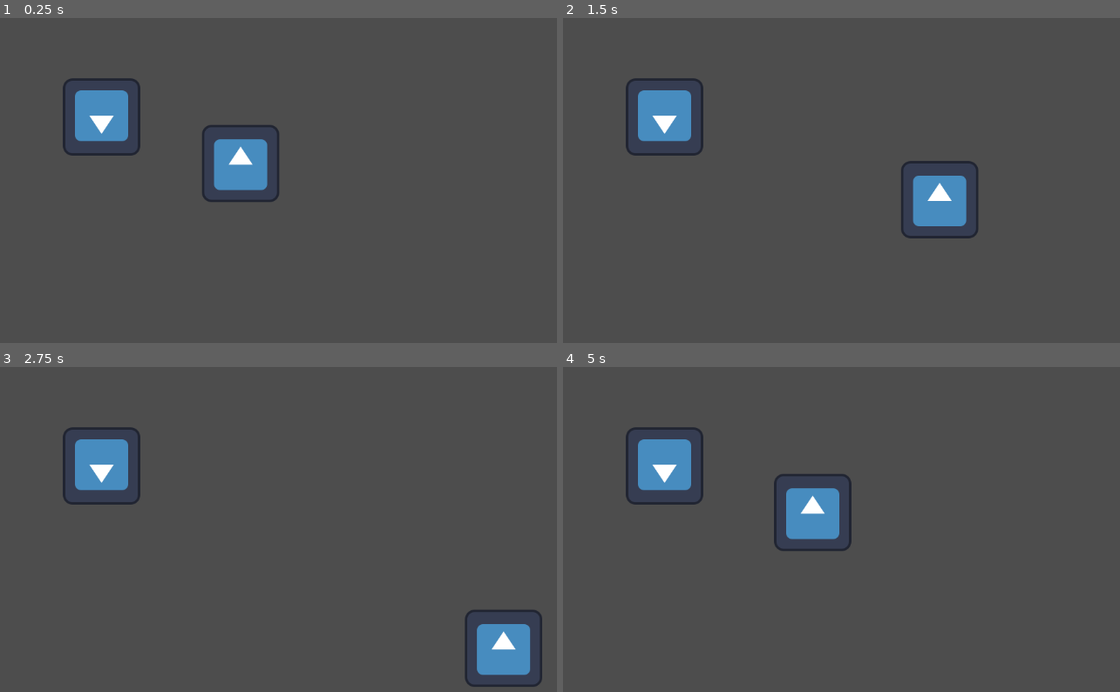
Above: before the commit, frames 1-4 (two rows, left to right).
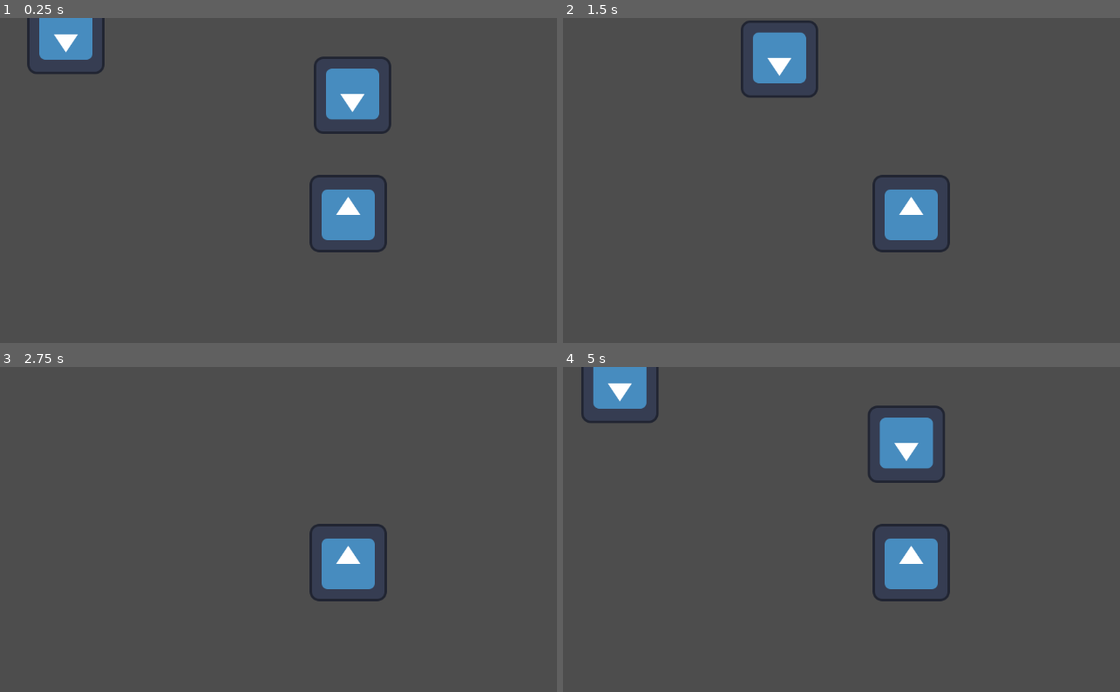
Above: after the commit, the same moments.

Repository: Sylvaindelaforet/logi-game
Game: Godot game, scene res://scenes/main.tscn
The game is run twice, just before and just after one commit, with the same random seed, the same clock (stepped at 60 frames per second) and the same inputs. The engine's default icon, where the game draws it, is replaced by a stand-in: a white triangle on a blue panel in a dark square.
Inputs (mouse positions are in pixels of both pictures, inside the frame that each line leads up to):
- Up to frame 1 (0.25 s): no input
- Up to frame 2 (1.5 s): tap Enter at 0.5 s; move the mouse to (663, 118) at 0.52 s; hold D (droite) 0.53-1.28 s; hold Right mouse button (clic_droit) 0.53-1.28 s; click (663, 118) at 0.67 s; move the mouse to (774, 232) at 1.27 s; hold S (bas) from 1.28 s (still down); right-click (774, 232) at 1.35 s; click (774, 232) at 1.42 s
- Up to frame 3 (2.75 s): move the mouse to (417, 477) at 2.02 s; release S (bas) at 2.03 s; hold D (droite) from 2.03 s (still down); hold Right mouse button (clic_droit) from 2.03 s (still down); click (417, 477) at 2.17 s
- Up to frame 4 (5 s): move the mouse to (874, 640) at 2.77 s; release D (droite) at 2.78 s; release Right mouse button (clic_droit) at 2.78 s; hold W (haut) 2.78-3.53 s; right-click (874, 640) at 2.85 s; click (874, 640) at 2.92 s; move the mouse to (outside the picture) at 3.52 s; hold Right mouse button (clic_droit) 3.53-4.28 s; hold A (gauche) from 3.53 s (still down); click (outside the picture) at 3.67 s; move the mouse to (702, 503) at 4.27 s; right-click (702, 503) at 4.35 s; click (702, 503) at 4.42 s

The runs differ from the first frame. In frame 1, 9.1% of the frame differs, in the area x 4-71%, y 0-73%; in frame 2, 6.5%; in frame 3, 5.7%; in frame 4, 9.2%, in the area x 3-70%, y 0-73%.

Commit message:
clic droit ok

Diff:
--- a/objets/chose.gd
+++ b/objets/chose.gd
@@ -1,16 +1,23 @@
 extends Resource
 class_name Chose
 
+# DOIT être unique, il ne doit pas y avoir 2 choses différentes avec le même nom
 @export var nom: String = ""
 
 @export var denombrable: bool = false
+var nombre: int
 
 # masse volumique en g.mL-1 càd kg/L
 @export var masse_volumique:float = -1
 
 #il me faut une image peut être ? peut être pas en vrai lol
 
-#@export var masse: float
-#@export var volume: float
+# @export var liste_caracteristiques:Array[Caracteristique]
+# on utilisera pour : liquide, bonne qualité ...
+# dictionnaire "caractéristique" -> valeur ???
+#
 
-# @export var liste_caracteristiques:Array[Caracteristique]
+
+func equal_thing(autre_chose:Chose):
+	# TODO plus tard : ajouer caractéristiques
+	return nom == autre_chose.nom
--- /dev/null
+++ b/objets/choses/eau.tres
@@ -0,0 +1,9 @@
+[gd_resource type="Resource" script_class="Chose" load_steps=2 format=3 uid="uid://b8itnbmcykxor"]
+
+[ext_resource type="Script" path="res://objets/chose.gd" id="1_sshap"]
+
+[resource]
+script = ExtResource("1_sshap")
+nom = "eau"
+denombrable = false
+masse_volumique = 1.0
--- a/objets/choses/graines_ble.tres
+++ b/objets/choses/graines_ble.tres
@@ -4,6 +4,6 @@
 
 [resource]
 script = ExtResource("1_margf")
-nom = ""
+nom = "graine de ble"
 denombrable = false
 masse_volumique = -1.0
--- a/objets/ressource.gd
+++ /dev/null
@@ -1,13 +0,0 @@
-extends Resource
-class_name Ressource
-
-
-@export var chose:Chose
-
-@export var masse:float
-
-# if dénombrable
-@export var quantite:int
-
-
-# listes pour transformations : condition -> produit
--- a/scenes/coffre.tscn
+++ b/scenes/coffre.tscn
@@ -1,7 +1,8 @@
-[gd_scene load_steps=4 format=3 uid="uid://dgevsb2hcuk3b"]
+[gd_scene load_steps=5 format=3 uid="uid://dgevsb2hcuk3b"]
 
 [ext_resource type="Script" path="res://script/coffre.gd" id="1_8vkiw"]
 [ext_resource type="Texture2D" uid="uid://cs8uj63q7vj4x" path="res://icon.svg" id="1_mwkms"]
+[ext_resource type="PackedScene" uid="uid://dp82dlr2rua5n" path="res://scenes/inventaire.tscn" id="3_q11gq"]
 
 [sub_resource type="RectangleShape2D" id="RectangleShape2D_612li"]
 size = Vector2(129, 129)
@@ -17,3 +18,5 @@
 [node name="Sprite2D" type="Sprite2D" parent="."]
 rotation = 3.14159
 texture = ExtResource("1_mwkms")
+
+[node name="Inventaire" parent="." instance=ExtResource("3_q11gq")]
--- /dev/null
+++ b/scenes/inventaire.tscn
@@ -0,0 +1,6 @@
+[gd_scene load_steps=2 format=3 uid="uid://dp82dlr2rua5n"]
+
+[ext_resource type="Script" path="res://script/inventaire.gd" id="1_6mhfr"]
+
+[node name="Inventaire" type="Node"]
+script = ExtResource("1_6mhfr")
--- a/scenes/main.tscn
+++ b/scenes/main.tscn
@@ -1,42 +1,20 @@
-[gd_scene load_steps=11 format=3 uid="uid://bt6qnpk42agfx"]
+[gd_scene load_steps=4 format=3 uid="uid://bt6qnpk42agfx"]
 
 [ext_resource type="PackedScene" uid="uid://dgevsb2hcuk3b" path="res://scenes/coffre.tscn" id="1_g27gp"]
-[ext_resource type="Script" path="res://script/main.gd" id="1_u31es"]
 [ext_resource type="PackedScene" uid="uid://6rx6j31ng6sc" path="res://scenes/player.tscn" id="2_pxqga"]
-[ext_resource type="Resource" uid="uid://cvvxvd1c8ryn2" path="res://objets/choses/farine_ble.tres" id="2_wm48y"]
-[ext_resource type="Script" path="res://objets/ressource.gd" id="3_6d55r"]
-[ext_resource type="Resource" uid="uid://bseie77d3pd6u" path="res://objets/choses/pomme.tres" id="4_76vih"]
-[ext_resource type="Script" path="res://script/hud_script.gd" id="7_57k0n"]
-
-[sub_resource type="Resource" id="Resource_4xmxa"]
-script = ExtResource("3_6d55r")
-chose = ExtResource("2_wm48y")
-masse = 10.0
-quantite = 0
-
-[sub_resource type="Resource" id="Resource_ggfem"]
-script = ExtResource("3_6d55r")
-chose = ExtResource("4_76vih")
-masse = 2.0
-quantite = 0
-
-[sub_resource type="Resource" id="Resource_4xk4m"]
-script = ExtResource("3_6d55r")
-chose = ExtResource("2_wm48y")
-masse = 0.0
-quantite = 0
+[ext_resource type="PackedScene" uid="uid://d16jlic470g2h" path="res://ui/hud.tscn" id="8_x1fet"]
 
 [node name="Main" type="Node2D"]
-script = ExtResource("1_u31es")
 
 [node name="Coffre" parent="." instance=ExtResource("1_g27gp")]
-position = Vector2(168, 164)
-liste_choses = Array[ExtResource("3_6d55r")]([SubResource("Resource_4xmxa"), SubResource("Resource_ggfem"), SubResource("Resource_4xk4m")])
+position = Vector2(2, 2)
 
-[node name="player" parent="." instance=ExtResource("2_pxqga")]
-position = Vector2(398, 241)
+[node name="Coffre2" parent="." instance=ExtResource("1_g27gp")]
+position = Vector2(476, 101)
 
-[node name="HUD" type="CanvasLayer" parent="."]
-script = ExtResource("7_57k0n")
+[node name="Player" parent="." instance=ExtResource("2_pxqga")]
+position = Vector2(469, 297)
 
-[node name="ClicDroit" type="PopupMenu" parent="HUD"]
+[node name="Camera2D" type="Camera2D" parent="Player"]
+
+[node name="HUD" parent="." instance=ExtResource("8_x1fet")]
--- /dev/null
+++ b/script/Camera_script.gd
@@ -0,0 +1,21 @@
+extends Camera2D
+
+signal display_popup_menu(pos:Vector2)
+
+var menu:PopupMenu
+
+func _ready():
+	display_popup_menu.connect(test_signal)
+	menu = $ClicDroit
+
+#func _process(_delta):
+#	print(get_child_count())
+
+func test_signal(pos:Vector2):
+	menu.clear()
+	print(get_viewport_transform().origin)
+	menu.position = pos + get_viewport_transform().origin
+	print(pos - get_viewport_transform().origin)
+	menu.add_item("option 1")
+	menu.visible = true
+	menu.add_item("option 2")
--- a/script/coffre.gd
+++ b/script/coffre.gd
@@ -1,23 +1,27 @@
 extends StaticBody2D
+class_name Coffre
 
-
-@export var liste_choses:Array[Ressource]
 
 var hud:CanvasLayer
 
-# Called when the node enters the scene tree for the first time.
+var inventaire:Inventaire
+
+var options_clic_droit:Array[String] = ["ouvrir", "ajouter pomme"]
+
+var pomme:Chose = preload("res://objets/choses/pomme.tres")
+
 func _ready():
+	inventaire = $Inventaire
 	hud = $/root/Main/HUD
-	if hud == null:
-		print("HUD missing")
 
-
-# Called every frame. 'delta' is the elapsed time since the previous frame.
-#func _process(delta):
-#	pass
 
 func _input_event(_viewport, event, _shape_idx):
 	if event.is_action_pressed("clic_droit"):
-		print("ok")
-		var pos: Vector2 = get_global_mouse_position()
-		hud.display_popup_menu.emit(pos)
+		hud.popup_menu_asked.emit(options_clic_droit, self)
+
+func chosen_action(option:int):
+	match option:
+		0:
+			inventaire.print_inventory()
+		1:
+			inventaire.add_ressource(pomme, 1)
--- a/script/hud_script.gd
+++ b/script/hud_script.gd
@@ -1,23 +1,26 @@
 extends CanvasLayer
+class_name Hud
 
-signal display_popup_menu(pos:Vector2)
+signal popup_menu_asked(options:Array[String], demandeur)
 
-var menu:PopupMenu
+var clic_droit:PopupMenu
+
+var quémandeur
 
 func _ready():
-	display_popup_menu.connect(test_signal)
-	print($PopupMenu)
-	menu = $ClicDroit
+	popup_menu_asked.connect(display_popup_menu)
+	clic_droit = $ClicDroit
+	clic_droit.popup_window = true
+	clic_droit.id_pressed.connect(send_response)
 
-func _create_popup():
-	var menu:PopupMenu = PopupMenu.new()
-	menu.add_item("coucou")
-	menu.visible = true
+func display_popup_menu(options:Array[String], demandeur):
+	clic_droit.clear()
+	clic_droit.position = get_viewport().get_mouse_position()
+	for option in options:
+		clic_droit.add_item(option)
+	clic_droit.visible = true
+	quémandeur = demandeur
 
-
-func test_signal(pos:Vector2):
-	menu.clear()
-	menu.position = pos
-	menu.add_item("option 1")
-	menu.visible = true
-	menu.add_item("option 2")
+func send_response(option):
+	quémandeur.chosen_action(option)
+	quémandeur = null
--- /dev/null
+++ b/script/inventaire.gd
@@ -0,0 +1,16 @@
+extends Node
+class_name Inventaire
+
+# chose -> masse / nombre
+var p_ressources:Dictionary
+
+func print_inventory():
+	print("print de l'inventaire : ")
+	for p_ressource in p_ressources:
+		print(p_ressource, " : ", p_ressources[p_ressource] )
+
+func add_ressource(chose:Chose, quantite:float):
+	if p_ressources.has(chose):
+		p_ressources[chose] = p_ressources[chose] + quantite
+	else:
+		p_ressources[chose] = quantite
--- a/script/main.gd
+++ b/script/main.gd
@@ -1,7 +1,4 @@
 extends Node2D
-
-
-signal open_pop_up_menu
 
 @export var hud:CanvasLayer
 
--- /dev/null
+++ b/ui/hud.tscn
@@ -0,0 +1,8 @@
+[gd_scene load_steps=2 format=3 uid="uid://d16jlic470g2h"]
+
+[ext_resource type="Script" path="res://script/hud_script.gd" id="1_0fn4d"]
+
+[node name="HUD" type="CanvasLayer"]
+script = ExtResource("1_0fn4d")
+
+[node name="ClicDroit" type="PopupMenu" parent="."]
